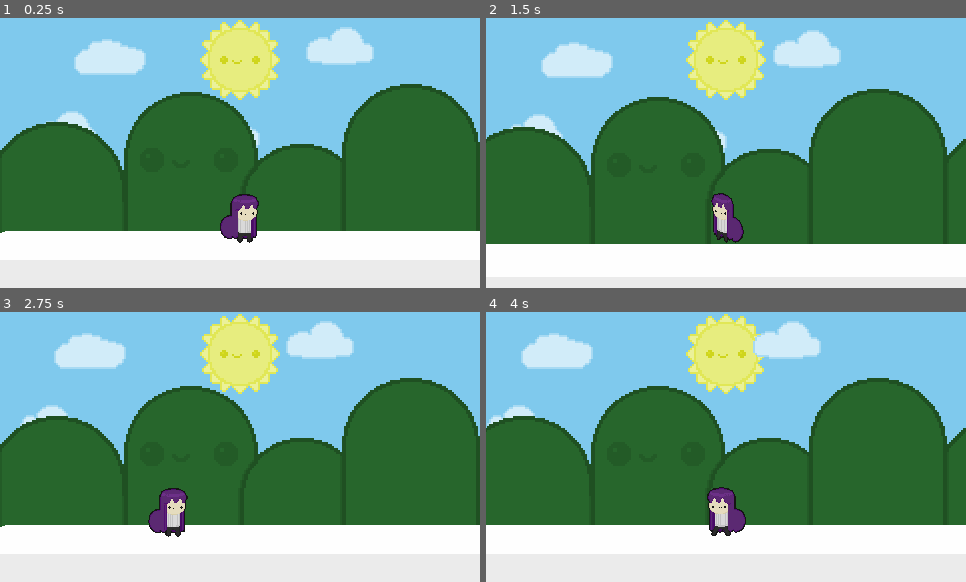
Above: before the commit, frames 1-4 (two rows, left to right).
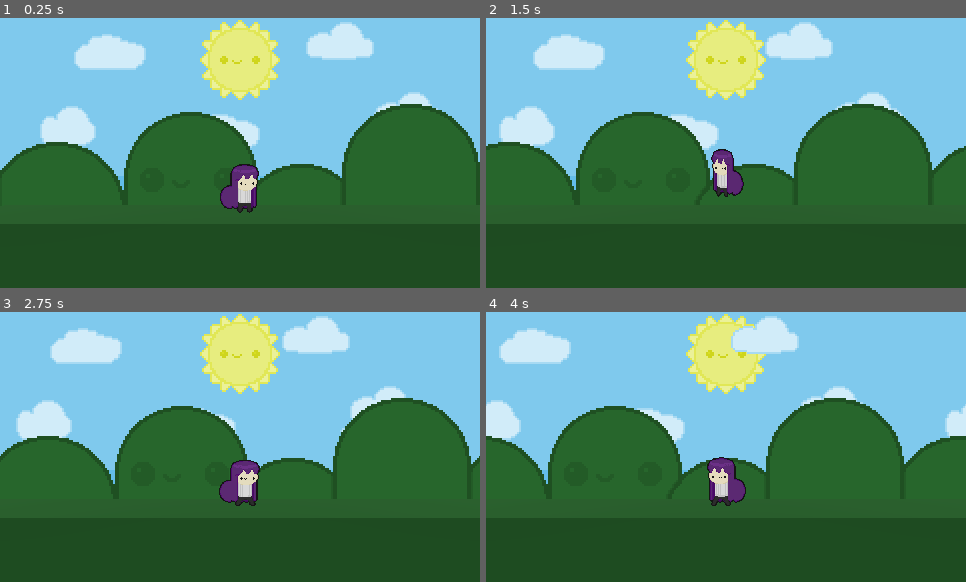
Above: after the commit, the same moments.

Repository: KittyMcTophat/smol-yuris-big-adventure-resized
Game: Godot game, scene res://Levels/TestScene.tscn
Two runs of this game, one before a commit and one after it. Both use one fixed random seed, a clock stepped at 60 frames per second and the inputs below.
Inputs:
- Up to frame 1 (0.25 s): no input
- Up to frame 2 (1.5 s): hold Right (move_right) 0.53-1.28 s; hold Space (jump) 0.53-1.28 s; hold Left (move_left) from 1.28 s (still down); tap Space (jump) at 1.35 s
- Up to frame 3 (2.75 s): tap Space (jump) at 1.52, 1.82 s; release Left (move_left) at 2.03 s; hold Right (move_right) from 2.03 s (still down); hold Space (jump) from 2.03 s (still down)
- Up to frame 4 (4 s): release Space (jump) at 2.78 s; tap Space (jump) at 2.85, 3.02, 3.32 s; release Right (move_right) at 3.53 s; hold Left (move_left) from 3.53 s (still down); hold Space (jump) from 3.53 s (still down)

The runs differ from the first frame. In frame 1, 34% of the frame differs, in the area x 0-100%, y 1-100%; in frame 2, 34%; in frame 3, 35%; in frame 4, 40%.

Commit message:
Multiple Changes (See Description)
- Locked the z-axis for all actors
- Smol Yuri uses alpha scissoring now
- Added squash and stretch
- Fixed the turn() function

Diff:
--- a/Actors/BaseActors/Actor.tscn
+++ b/Actors/BaseActors/Actor.tscn
@@ -8,6 +8,8 @@
 [sub_resource type="QuadMesh" id=2]
 
 [node name="KinematicBody" type="KinematicBody"]
+axis_lock_motion_z = true
+move_lock_z = true
 script = ExtResource( 1 )
 
 [node name="CollisionShape" type="CollisionShape" parent="."]
--- a/Actors/Players/SmolYuri.tscn
+++ b/Actors/Players/SmolYuri.tscn
@@ -12,6 +12,8 @@
 resource_local_to_scene = true
 flags_transparent = true
 params_cull_mode = 2
+params_use_alpha_scissor = true
+params_alpha_scissor_threshold = 0.98
 albedo_texture = ExtResource( 2 )
 
 [sub_resource type="Animation" id=1]
--- a/Levels/TestScene.tscn
+++ b/Levels/TestScene.tscn
@@ -16,6 +16,9 @@
 [sub_resource type="CubeMesh" id=2]
 size = Vector3( 8, 1, 1 )
 
+[sub_resource type="SpatialMaterial" id=3]
+albedo_color = Color( 0.12549, 0.317647, 0.137255, 1 )
+
 [node name="WorldEnvironment" type="WorldEnvironment"]
 environment = ExtResource( 1 )
 script = ExtResource( 2 )
@@ -23,7 +26,6 @@
 [node name="CameraFollow" parent="." instance=ExtResource( 3 )]
 target = NodePath("../SmolYuri")
 parallax_bg = NodePath("../ParallaxBackground")
-max_position = Vector3( 100, 10, 0 )
 
 [node name="DirectionalLight" type="DirectionalLight" parent="."]
 transform = Transform( 1, 0, 0, 0, 0.173648, 0.984808, 0, -0.984808, 0.173648, 0, 0, 0 )
@@ -40,12 +42,11 @@
 
 [node name="MeshInstance" type="MeshInstance" parent="StaticBody"]
 mesh = SubResource( 2 )
-material/0 = null
+material/0 = SubResource( 3 )
 
 [node name="ParallaxBackground" type="ParallaxBackground" parent="."]
 
 [node name="Background" type="ParallaxLayer" parent="ParallaxBackground"]
-motion_scale = Vector2( 10, 10 )
 motion_mirroring = Vector2( 480, 0 )
 
 [node name="Sprite" type="Sprite" parent="ParallaxBackground/Background"]
@@ -55,7 +56,7 @@
 offset = Vector2( 0, -135 )
 
 [node name="Sun" type="ParallaxLayer" parent="ParallaxBackground"]
-motion_scale = Vector2( 0, 0 )
+motion_scale = Vector2( 0, 1 )
 
 [node name="Sprite" type="Sprite" parent="ParallaxBackground/Sun"]
 scale = Vector2( 2, 2 )
@@ -63,7 +64,7 @@
 centered = false
 
 [node name="Clouds" type="ParallaxLayer" parent="ParallaxBackground"]
-motion_scale = Vector2( 10, 10 )
+motion_scale = Vector2( 10, 7.5 )
 motion_mirroring = Vector2( 480, 0 )
 script = ExtResource( 5 )
 
@@ -73,11 +74,11 @@
 centered = false
 
 [node name="Midground" type="ParallaxLayer" parent="ParallaxBackground"]
-motion_scale = Vector2( 20, 20 )
+motion_scale = Vector2( 20, 10 )
 motion_mirroring = Vector2( 480, 0 )
 
 [node name="Sprite" type="Sprite" parent="ParallaxBackground/Midground"]
 scale = Vector2( 2, 2 )
 texture = ExtResource( 9 )
 centered = false
-offset = Vector2( 0, 10 )
+offset = Vector2( 0, 25 )
--- a/Scripts/Actors/Actor.gd
+++ b/Scripts/Actors/Actor.gd
@@ -3,7 +3,6 @@
 class_name Actor
 
 export var turn_time : float = 0.5;
-export var target_angle : float = 0.0;
 
 onready var anim_player : AnimationPlayer = $AnimationPlayer;
 onready var mesh_pivot : Spatial = $MeshPivot;
@@ -16,15 +15,21 @@
 	add_child(squash_tween);
 
 func turn(angle : float):
-	if angle == target_angle:
+	if angle == mesh_pivot.rotation_degrees.y:
 		return;
 
 # warning-ignore:return_value_discarded
-	turn_tween.stop_all();
+	turn_tween.remove_all();
 	var duration : float = (abs(mesh_pivot.rotation_degrees.y - angle) / 360.0) * turn_time;
 # warning-ignore:return_value_discarded
 	turn_tween.interpolate_property(mesh_pivot, "rotation_degrees", null, Vector3(0.0, angle, 0.0), duration, Tween.TRANS_LINEAR);
 # warning-ignore:return_value_discarded
 	turn_tween.start()
 
-	target_angle = angle;
+func squash(new_scale : Vector3 = Vector3.ONE, duration : float = 0.3):
+# warning-ignore:return_value_discarded
+	squash_tween.remove_all();
+# warning-ignore:return_value_discarded
+	squash_tween.interpolate_property(mesh_pivot, "scale", new_scale, Vector3.ONE, duration, Tween.TRANS_LINEAR);
+# warning-ignore:return_value_discarded
+	squash_tween.start();
--- a/Scripts/Actors/JumpingPlayer.gd
+++ b/Scripts/Actors/JumpingPlayer.gd
@@ -3,8 +3,9 @@
 export var move_speed : float = 4.0;
 export var jump_force : float = 5.0;
 export var h_lerp_grounded : float = 5.0;
-export var h_lerp_midair : float = 0.5;
+export var h_lerp_midair : float = 1.5;
 export var v_lerp : float = 3.0;
+export var jump_squash : Vector3 = Vector3(0.9, 1.1, 0.9);
 
 func _physics_process(delta):
 	if allow_movement == false:
@@ -27,6 +28,7 @@
 
 	if Input.is_action_just_pressed("jump") && is_on_floor():
 		velocity.y = jump_force;
+		squash(jump_squash);
 
 	if Input.is_action_pressed("jump") == false && velocity.y > 0.0:
 		velocity.y = lerp(velocity.y, 0.0, delta * v_lerp);
--- a/Scripts/Actors/PhysicsActor.gd
+++ b/Scripts/Actors/PhysicsActor.gd
@@ -7,12 +7,10 @@
 export var allow_movement : bool = true;
 export var override_gravity : bool = false;
 export var gravity : Vector3 = Vector3.DOWN * 9.8;
+export var landing_squash : Vector3 = Vector3(1.1, 0.9, 1.1);
 
 var velocity : Vector3 = Vector3.ZERO;
 var on_floor_last_frame : bool = true;
-
-func _ready():
-	pass;
 
 func _physics_process(delta):
 	if allow_movement == false:
@@ -26,6 +24,7 @@
 		velocity = move_and_slide(velocity, -Global.level_controller.gravity);
 
 	if is_on_floor() && !on_floor_last_frame:
+		squash(landing_squash);
 		emit_signal("landed");
 
 	on_floor_last_frame = is_on_floor();
--- a/Scripts/Actors/Player.gd
+++ b/Scripts/Actors/Player.gd
@@ -5,6 +5,7 @@
 export var use_kill_y : bool = true;
 export var kill_y : float = -0.75;
 
-func _physics_process(delta):
+func _physics_process(_delta):
 	if (use_kill_y && global_transform.origin.y < kill_y):
+# warning-ignore:return_value_discarded
 		get_tree().reload_current_scene();
--- a/Scripts/Autoload/ScreenResizer.gd
+++ b/Scripts/Autoload/ScreenResizer.gd
@@ -5,6 +5,7 @@
 
 func use_best_integer_scaling():
 	OS.window_size = find_best_integer_scaling();
+	print("Set screen size to " + str(OS.window_size));
 	OS.center_window();
 
 func find_best_integer_scaling() -> Vector2:
@@ -14,8 +15,10 @@
 	var ratio : float = screen_size.x / window_size.x;
 	ratio = min(ratio, screen_size.y / window_size.y);
 
+# warning-ignore:narrowing_conversion
 	var int_ratio : int = floor(ratio);
 	if ratio == float(int_ratio):
+# warning-ignore:narrowing_conversion
 		int_ratio = max(int_ratio - 1, 1);
 
 	return window_size * int_ratio;
--- a/project.godot
+++ b/project.godot
@@ -40,7 +40,7 @@
 
 config/name="Smol Yuri's Bigger Adventure"
 run/main_scene="res://Levels/TestScene.tscn"
-config/icon="res://icon.png"
+config/icon="res://Sprites/Actors/Players/SmolYuri/SmolYuriStill.png"
 
 [autoload]
 
Not shown: 1 places in Levels/TestScene.tscn that only renumber resources
